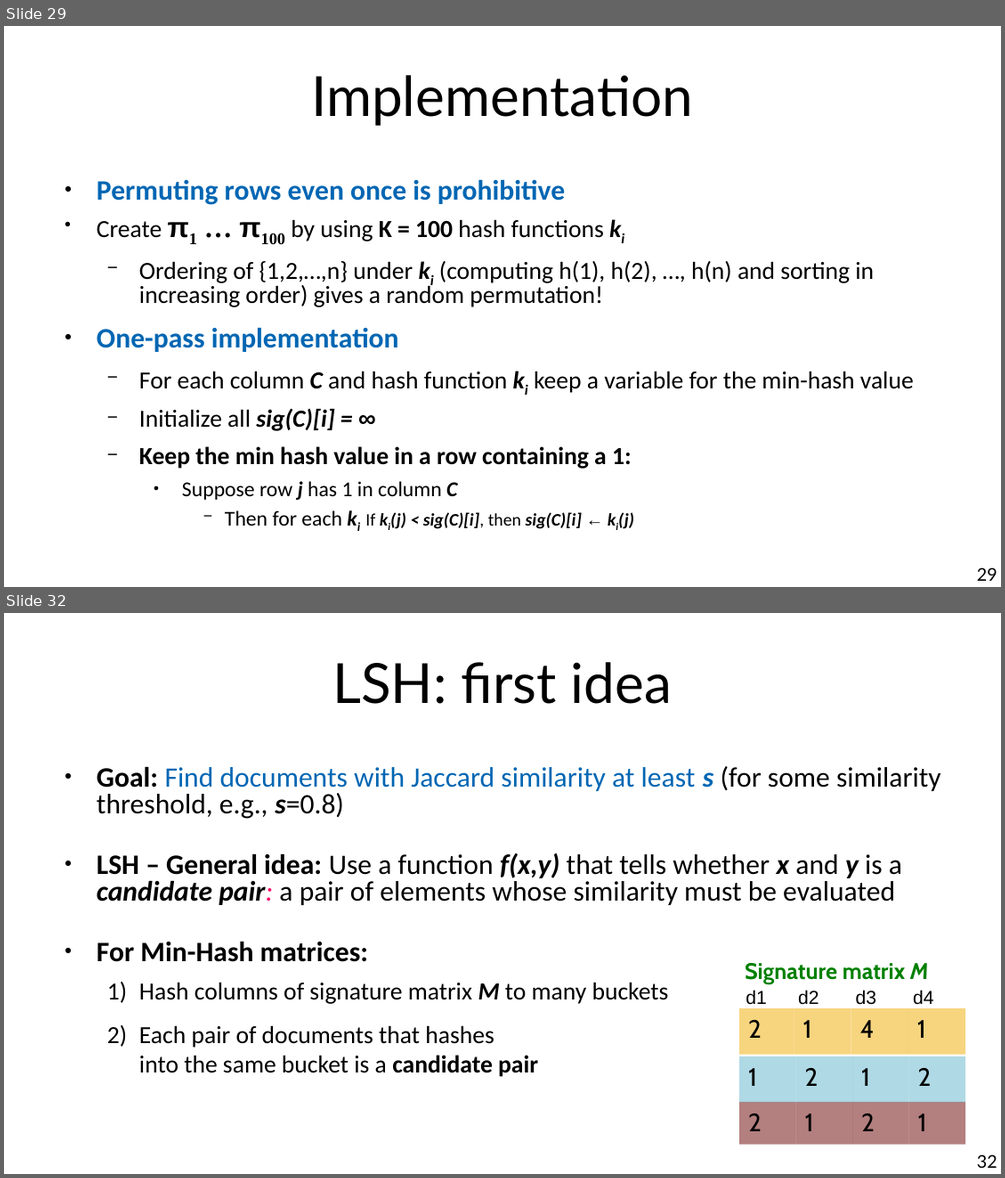
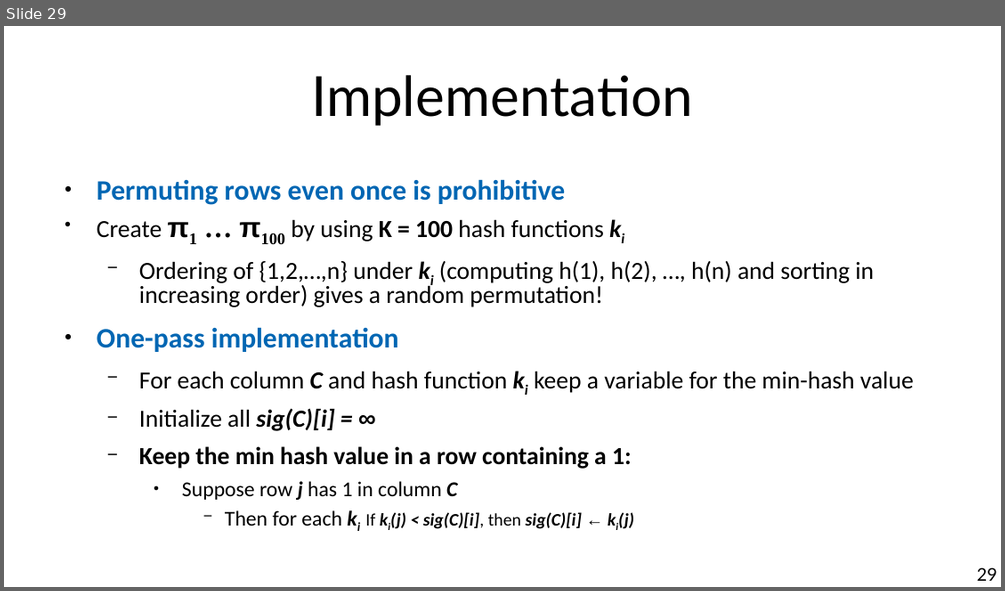
Before and after one commit to marco-calautti/data-mining-course, a slide deck: theory/tt08_near_duplicates.odp. Shown one above the other, each under a label of ours: slides 29 and 32 before the commit, slide 29 after it; the slides between them are not shown. The pictures are 1005x1178 and 1005x591 pixels, drawn with LibreOffice and Linux fonts; fonts in the diff are those of the drawing. Boxes give left, top, right and bottom in pixels: in the first picture for what was removed or moved away, otherwise in the second. Text is boxed around its words. In the diff, an @@ line names an element or a change of style, - is before the commit and + after.

Commit message:
Split into two pieces

```diff
--- a/theory/tt08_near_duplicates.odp
+++ b/theory/tt08_near_duplicates.odp
@@ slide 32 removed at [4, 613, 1001, 1174], background #FFFFFF @@
@@ title removed at [332, 662, 672, 704] @@
-LSH: first idea
@@ text removed at [97, 766, 941, 1077] @@
-● Goal: Find documents with Jaccard similarity at least s (for some similarity threshold, e.g., s=0.8)
-● LSH – General idea: Use a function f(x,y) that tells whether x and y is a candidate pair: a pair of elements whose similarity must be evaluated
-● For Min-Hash matrices:
-  1) Hash columns of signature matrix M to many buckets
-  2) Each pair of documents that hashes
-     into the same bucket is a candidate pair
@@ text removed at [744, 963, 929, 984] @@
-Signature matrix M
@@ text removed at [745, 989, 934, 1005] @@
-d1 d2 d3 d4
@@ group removed at [739, 1008, 965, 1144]: 12 rectangles @@
-1
-2
-1
-2
-1
-4
-1
-2
-2
-1
-2
-1
@@ page number removed at [977, 1154, 997, 1167] @@
-32
```
Also in this commit, not shown: 3 slides changed, 21 other slides removed, 1 other file.
